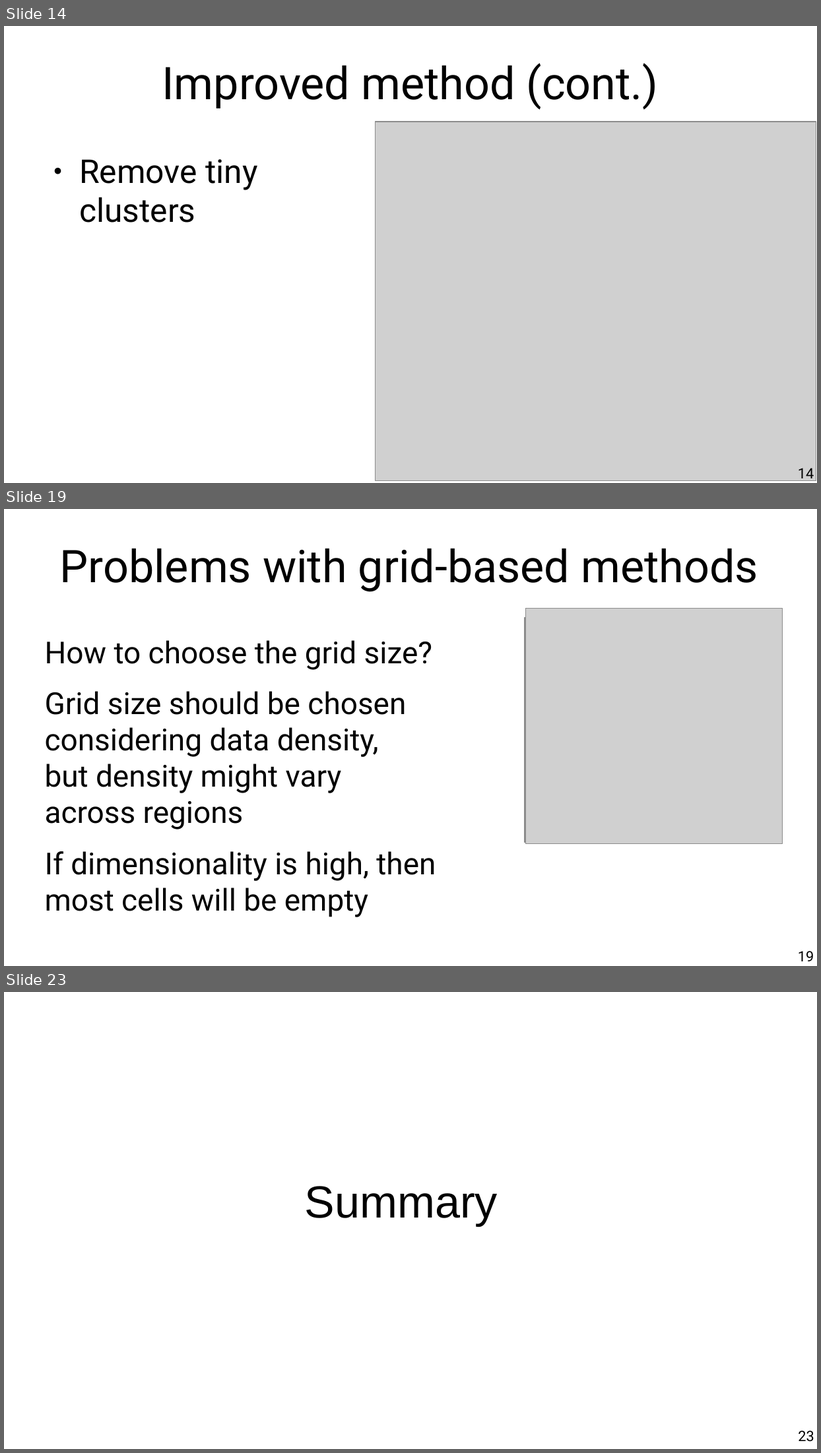
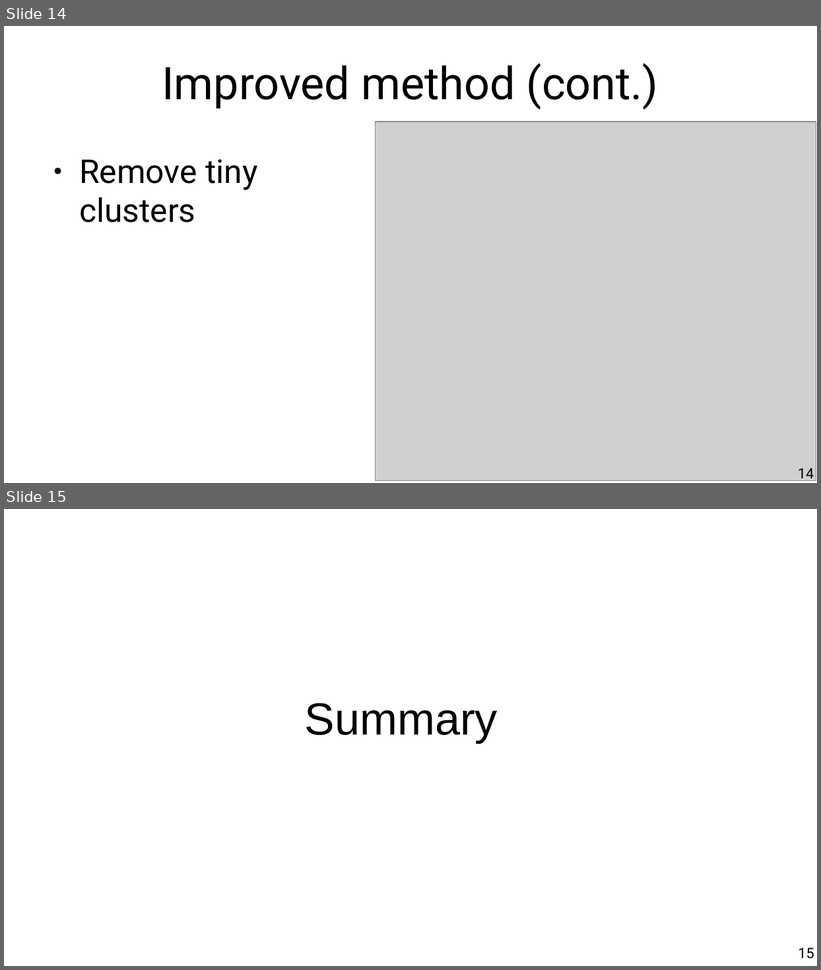
Before and after one commit to chatox/data-mining-course, a slide deck: theory/odp/tt20_outliers_probability_density.odp. Shown one above the other, each under a label of ours: slides 14, 19 and 23 before the commit, slides 14 and 15 after it; the slides between them are not shown. The pictures are 821x1453 and 821x970 pixels, drawn with LibreOffice and Linux fonts; fonts in the diff are those of the drawing; grey boxes stand for pictures. Boxes give left, top, right and bottom in pixels: in the first picture for what was removed or moved away, otherwise in the second. Text is boxed around its words. In the diff, an @@ line names an element or a change of style, - is before the commit and + after.

```diff
--- a/theory/odp/tt20_outliers_probability_density.odp
+++ b/theory/odp/tt20_outliers_probability_density.odp
@@ slide 19 removed at (x1=4, y1=509, x2=817, y2=966), background #FFFFFF @@
@@ title removed at (x1=60, y1=548, x2=758, y2=592) @@
-Problems with grid-based methods
@@ picture removed at (x1=525, y1=617, x2=778, y2=842) @@
@@ picture removed at (x1=525, y1=608, x2=782, y2=844) @@
@@ text removed at (x1=45, y1=640, x2=436, y2=918) @@
-How to choose the grid size?
-Grid size should be chosen
-considering data density,
-but density might vary
-across regions
-If dimensionality is high, then
-most cells will be empty
@@ page number removed at (x1=798, y1=951, x2=814, y2=962) @@
-19
@@ what was slide 23 is now slide 15 @@
@@ page number at (x1=798, y1=948, x2=814, y2=959): text changed @@
-23
+15
```
Also in this commit, not shown: 4 slides changed, 7 other slides removed, 2 other files.
